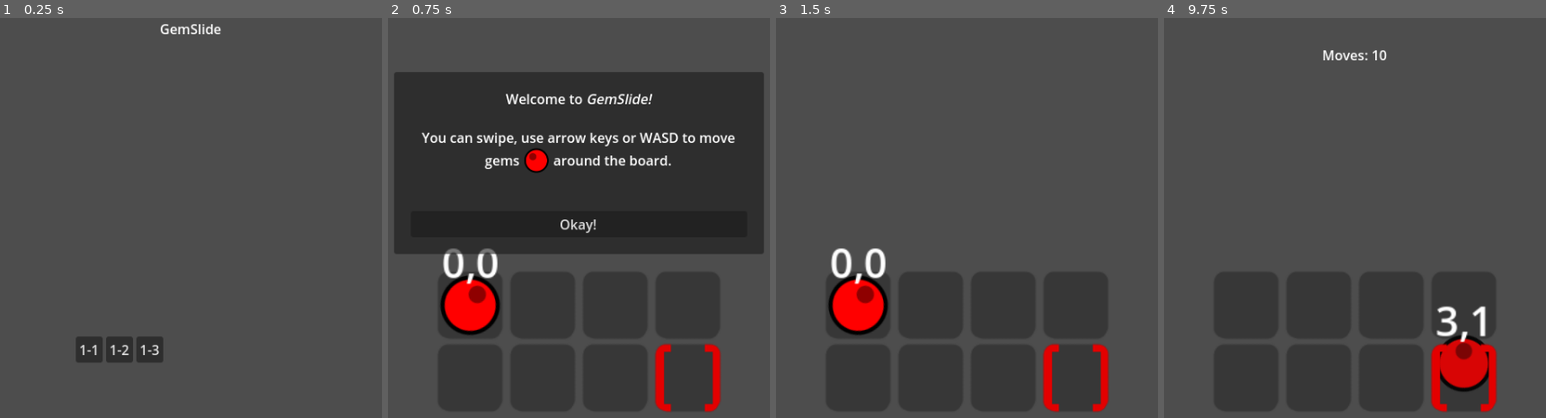
Above: before the commit, frames 1-4 (left to right).
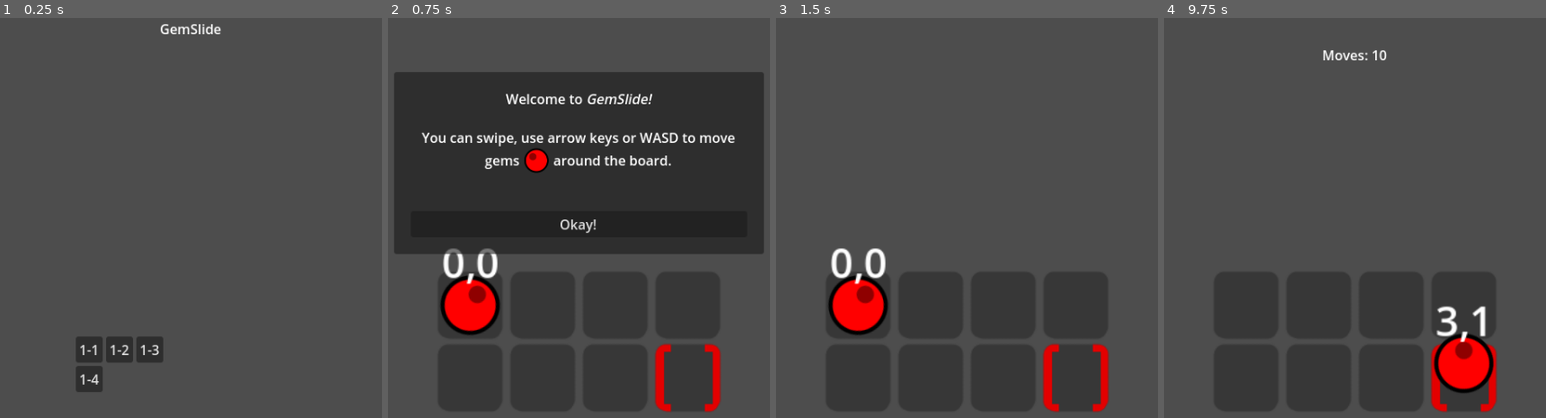
Above: after the commit, the same moments.

Repository: twincannon/GemSlide
Game: Godot game, scene res://scenes/main_menu.tscn
Two runs of this game, one before a commit and one after it. Both use one fixed random seed, a clock stepped at 60 frames per second and the inputs below.
Inputs (mouse positions are in pixels of both pictures, inside the frame that each line leads up to):
- Up to frame 1 (0.25 s): no input
- Up to frame 2 (0.75 s): click "1-1" at 0.5 s
- Up to frame 3 (1.5 s): click "Okay!" at 1.25 s
- Up to frame 4 (9.75 s): tap Enter at 2, 3.5, 5 s; move the mouse to (1442, 306) at 2.02 s; hold D (right) 2.03-2.78 s; click (1442, 306) at 2.1 s; tap Space at 2.75, 4.25, 5.75 s; move the mouse to (1274, 378) at 2.77 s; hold S (down) 2.78-3.53 s; click (1274, 378) at 2.85 s; move the mouse to (1397, 182) at 3.52 s; hold D (right) 3.53-4.28 s; click (1397, 182) at 3.6 s; move the mouse to (outside the picture) at 4.27 s; hold W (up) 4.28-5.03 s; click (outside the picture) at 4.35 s; move the mouse to (outside the picture) at 5.02 s; hold A (left) 5.03-6.53 s; click (outside the picture) at 5.1 s; move the mouse to (1232, 234) at 5.77 s; click (1232, 234) at 5.85 s; move the mouse to (1374, 342) at 6.52 s; hold S (down) 6.53-7.28 s; click (1374, 342) at 6.6 s; move the mouse to (1293, 162) at 7.27 s; hold D (right) 7.28-8.03 s; click (1293, 162) at 7.35 s; move the mouse to (1442, 306) at 8.02 s; hold W (up) 8.03-8.78 s; click (1442, 306) at 8.1 s; move the mouse to (1274, 378) at 8.77 s; hold D (right) 8.78-9.53 s; click (1274, 378) at 8.85 s; move the mouse to (1397, 182) at 9.52 s; hold S (down) from 9.53 s (still down); click (1397, 182) at 9.6 s

The runs differ from the first frame. In frame 1, 0.4% of the frame differs, in the area x 20-27%, y 86-94%; in frame 2, nothing differs; in frame 3, nothing differs; in frame 4, 1.5%, in the area x 70-87%, y 78-94%.

Commit message:
added ice slick entity

Diff:
--- a/data/worlds/world01.tres
+++ b/data/worlds/world01.tres
@@ -1,10 +1,11 @@
-[gd_resource type="Resource" script_class="WorldData" load_steps=5 format=3 uid="uid://2tkl00twcud0"]
+[gd_resource type="Resource" script_class="WorldData" load_steps=6 format=3 uid="uid://2tkl00twcud0"]
 
 [ext_resource type="PackedScene" uid="uid://bu5dihe64rs8x" path="res://scenes/levels/level01-01.tscn" id="1_12ety"]
 [ext_resource type="Script" path="res://scripts/level_editor/world_data.gd" id="1_lghh4"]
 [ext_resource type="PackedScene" uid="uid://0nbcdfn0ni0j" path="res://scenes/levels/level01-02.tscn" id="2_0bxwp"]
 [ext_resource type="PackedScene" uid="uid://cxsj0qlfck0m5" path="res://scenes/levels/level01-03.tscn" id="3_730cb"]
+[ext_resource type="PackedScene" uid="uid://dmill6isminlj" path="res://scenes/levels/testlevel.tscn" id="4_obifq"]
 
 [resource]
 script = ExtResource("1_lghh4")
-level_data = Array[PackedScene]([ExtResource("1_12ety"), ExtResource("2_0bxwp"), ExtResource("3_730cb")])
+level_data = Array[PackedScene]([ExtResource("1_12ety"), ExtResource("2_0bxwp"), ExtResource("3_730cb"), ExtResource("4_obifq")])
--- /dev/null
+++ b/scenes/entities/ice_slick.tscn
@@ -0,0 +1,10 @@
+[gd_scene load_steps=3 format=3 uid="uid://dnn55xriy5i82"]
+
+[ext_resource type="Script" path="res://scripts/entities/ice_slick.gd" id="1_w6np1"]
+[ext_resource type="Texture2D" uid="uid://b7u6hrkep7mrp" path="res://assets/art/ice_slick.png" id="2_haqpw"]
+
+[node name="IceSlick" type="Node2D"]
+script = ExtResource("1_w6np1")
+
+[node name="Sprite" type="Sprite2D" parent="."]
+texture = ExtResource("2_haqpw")
--- a/scenes/game.tscn
+++ b/scenes/game.tscn
@@ -179,6 +179,8 @@
 
 [node name="GridAnchor" type="Node2D" parent="."]
 
+[node name="MoveQueueTimer" type="Timer" parent="."]
+
 [connection signal="pressed" from="Canvas/HUD/AspectRatioContainer/TutorialContainer/PanelContainer/VBoxContainer/MarginContainer2/TutOkButton" to="." method="_on_tut_ok_button_pressed"]
 [connection signal="pressed" from="Canvas/HUD/AspectRatioContainer2/ResultContainer/PanelContainer/VBoxContainer/MarginContainer2/ResultButtonsContainer/MainMenuButton" to="." method="_on_main_menu_button_pressed"]
 [connection signal="pressed" from="Canvas/HUD/AspectRatioContainer2/ResultContainer/PanelContainer/VBoxContainer/MarginContainer2/ResultButtonsContainer/RetryButton" to="." method="_on_retry_button_pressed"]
--- a/scenes/levels/level01-03.tscn
+++ b/scenes/levels/level01-03.tscn
@@ -23,6 +23,7 @@
 
 [node name="EntityButton5" parent="." instance=ExtResource("2_ig7hc")]
 layout_mode = 2
+entity_text = "ice"
 
 [node name="EntityButton6" parent="." instance=ExtResource("2_ig7hc")]
 layout_mode = 2
--- /dev/null
+++ b/scenes/levels/testlevel.tscn
@@ -0,0 +1,137 @@
+[gd_scene load_steps=3 format=3 uid="uid://dmill6isminlj"]
+
+[ext_resource type="Script" path="res://scripts/level_editor/level_base.gd" id="1_6h7tp"]
+[ext_resource type="PackedScene" uid="uid://bw4yuccbyd47i" path="res://scenes/level_editor/entity_icon.tscn" id="2_tptn8"]
+
+[node name="level01-01" type="GridContainer"]
+columns = 6
+script = ExtResource("1_6h7tp")
+
+[node name="EntityButton" parent="." instance=ExtResource("2_tptn8")]
+layout_mode = 2
+entity_text = ""
+
+[node name="EntityButton2" parent="." instance=ExtResource("2_tptn8")]
+layout_mode = 2
+
+[node name="EntityButton3" parent="." instance=ExtResource("2_tptn8")]
+layout_mode = 2
+
+[node name="EntityButton4" parent="." instance=ExtResource("2_tptn8")]
+layout_mode = 2
+entity_text = "ice"
+
+[node name="EntityButton5" parent="." instance=ExtResource("2_tptn8")]
+layout_mode = 2
+entity_text = ""
+
+[node name="EntityButton6" parent="." instance=ExtResource("2_tptn8")]
+layout_mode = 2
+entity_text = ""
+
+[node name="EntityButton7" parent="." instance=ExtResource("2_tptn8")]
+layout_mode = 2
+
+[node name="EntityButton8" parent="." instance=ExtResource("2_tptn8")]
+layout_mode = 2
+
+[node name="EntityButton9" parent="." instance=ExtResource("2_tptn8")]
+layout_mode = 2
+entity_text = ""
+entity_color = Color(0, 1, 0, 1)
+
+[node name="EntityButton10" parent="." instance=ExtResource("2_tptn8")]
+layout_mode = 2
+
+[node name="EntityButton11" parent="." instance=ExtResource("2_tptn8")]
+layout_mode = 2
+entity_text = "g"
+entity_color = Color(0, 1, 0, 1)
+
+[node name="EntityButton12" parent="." instance=ExtResource("2_tptn8")]
+layout_mode = 2
+entity_text = "g"
+entity_color = Color(1, 0, 0, 1)
+
+[node name="EntityButton13" parent="." instance=ExtResource("2_tptn8")]
+layout_mode = 2
+
+[node name="EntityButton14" parent="." instance=ExtResource("2_tptn8")]
+layout_mode = 2
+entity_text = "ice"
+
+[node name="EntityButton15" parent="." instance=ExtResource("2_tptn8")]
+layout_mode = 2
+entity_text = "ice"
+
+[node name="EntityButton16" parent="." instance=ExtResource("2_tptn8")]
+layout_mode = 2
+entity_text = "ice"
+
+[node name="EntityButton17" parent="." instance=ExtResource("2_tptn8")]
+layout_mode = 2
+
+[node name="EntityButton18" parent="." instance=ExtResource("2_tptn8")]
+layout_mode = 2
+
+[node name="EntityButton19" parent="." instance=ExtResource("2_tptn8")]
+layout_mode = 2
+
+[node name="EntityButton20" parent="." instance=ExtResource("2_tptn8")]
+layout_mode = 2
+entity_text = "ice"
+
+[node name="EntityButton21" parent="." instance=ExtResource("2_tptn8")]
+layout_mode = 2
+entity_text = "ice"
+
+[node name="EntityButton22" parent="." instance=ExtResource("2_tptn8")]
+layout_mode = 2
+entity_text = "ice"
+
+[node name="EntityButton23" parent="." instance=ExtResource("2_tptn8")]
+layout_mode = 2
+
+[node name="EntityButton24" parent="." instance=ExtResource("2_tptn8")]
+layout_mode = 2
+
+[node name="EntityButton25" parent="." instance=ExtResource("2_tptn8")]
+layout_mode = 2
+
+[node name="EntityButton26" parent="." instance=ExtResource("2_tptn8")]
+layout_mode = 2
+entity_text = "ice"
+
+[node name="EntityButton27" parent="." instance=ExtResource("2_tptn8")]
+layout_mode = 2
+entity_text = "ice"
+
+[node name="EntityButton28" parent="." instance=ExtResource("2_tptn8")]
+layout_mode = 2
+entity_text = "ice"
+
+[node name="EntityButton29" parent="." instance=ExtResource("2_tptn8")]
+layout_mode = 2
+
+[node name="EntityButton30" parent="." instance=ExtResource("2_tptn8")]
+layout_mode = 2
+
+[node name="EntityButton31" parent="." instance=ExtResource("2_tptn8")]
+layout_mode = 2
+
+[node name="EntityButton32" parent="." instance=ExtResource("2_tptn8")]
+layout_mode = 2
+
+[node name="EntityButton33" parent="." instance=ExtResource("2_tptn8")]
+layout_mode = 2
+entity_text = "goal"
+entity_color = Color(0, 1, 0, 1)
+
+[node name="EntityButton34" parent="." instance=ExtResource("2_tptn8")]
+layout_mode = 2
+
+[node name="EntityButton35" parent="." instance=ExtResource("2_tptn8")]
+layout_mode = 2
+
+[node name="EntityButton36" parent="." instance=ExtResource("2_tptn8")]
+layout_mode = 2
--- a/scripts/entities/black_gem.gd
+++ b/scripts/entities/black_gem.gd
@@ -10,7 +10,8 @@
 
 func _on_movement(_dir):
 	movement_tween = create_tween().set_parallel(true)
-	movement_tween.tween_property(self, "position", target_position, movement_tween_duration)
+	var offset = (Vector2(_dir.x, _dir.y) * distance_to_move)
+	movement_tween.tween_property(self, "position", offset, movement_tween_duration).as_relative()
 	var rot_dir = 1.5 if (_dir == Vector2i.RIGHT or _dir == Vector2i.DOWN) else -1.5
 	movement_tween.tween_property(%GemSpriteRotAnchor, "rotation", rot_dir, movement_tween_duration).as_relative()
-	movement_tween.tween_callback(_on_tween_done)
+	movement_tween.chain().tween_callback(_on_movement_tween_done.bind(_dir))
--- a/scripts/entities/entity.gd
+++ b/scripts/entities/entity.gd
@@ -8,12 +8,12 @@
 var movement_tween_queue_time := 0.2
 
 var grid_pos:Vector2i # Position on game grid
-@onready var target_position:Vector2 = position # Position in 2D space on screen
 @onready var distance_to_move := Globals.get_entity_movement_distance() # I want this to be const
 
 var entity_sprite:Sprite2D # Sprite for moving, rotating intended to be at 0,0 with 0 rotation by default
 
 var moves := false # If this entity moves when input is pressed
+var is_forcibly_moving := false
 
 signal on_movement_done
 
@@ -34,29 +34,37 @@
 		for i in neighbors:
 			if i.can_move_in_dir(dir) == false:
 				can_all_neighbors_move = false
+			if is_forcibly_moving and !i.is_forcibly_moving: # We're forcibly moving but our neighbor isn't and won't move out of the way for us
+				can_all_neighbors_move = false
 		return can_all_neighbors_move
 	return false
 
 
 func on_try_move(dir): # Returns whether or not the move was successful
 	if can_move_in_dir(dir):
+		#print(str(self) + " -> " + str(dir.x)+","+str(dir.y))
+		var game_node = Globals.get_game_node()
+		for e in game_node.get_entities_at_pos(grid_pos):
+			e._on_entity_exited(self)
 		grid_pos += dir
+		for e in game_node.get_entities_at_pos(grid_pos):
+			e._on_entity_entered(self)
 		if movement_tween:
 			movement_tween.kill()
 			movement_tween = null
-		target_position = position + (Vector2(dir.x, dir.y) * distance_to_move)
 		_on_movement(dir)
 		if !movement_tween: # If our movement call didn't start a tween, just teleport
-			position = target_position
+			_on_movement_tween_done(dir)
 		return true
 	elif moves:
 		_on_movement_blocked(dir)
 	return false
 
 func _on_movement(_dir):
-	# Do move tween here
+	# Do move tween here, make sure to call _on_movement_tween_done via tween callback!
 
 	#does this make sense? I kind of hate inheritance for this
+	#I could store the tween as a var and use it to circumvent the above gotcha too
 	#var tween_comp = get_node("TweenComponent")
 	pass
 
@@ -64,16 +72,28 @@
 	# Do blocked movement tween here
 	pass
 
+func _on_entity_exited(_other_entity):
+	pass
+
+func _on_entity_entered(_other_entity):
+	pass
+
 func _does_block(_other_entity):
 	return true
 
-func _on_tween_done():
-	pass
+func _on_movement_tween_done(dir):
+	position = Globals.get_game_node().get_position_at_grid_pos(grid_pos)
+	if is_forcibly_moving:
+		if !on_try_move(dir):
+			is_forcibly_moving = false
+
 
 func is_tween_running():
 	return movement_tween is Tween and movement_tween.is_running()
 
 func is_ready_for_queued_move():
+	if is_forcibly_moving:
+		return false
 	if !movement_tween:
 		return true
 	elif is_tween_running() == false:
--- a/scripts/entities/gem.gd
+++ b/scripts/entities/gem.gd
@@ -19,15 +19,22 @@
 	$Control/LabelGridPos.text = str(grid_pos.x, ",", grid_pos.y)
 
 func _on_movement(_dir):
+	if movement_tween:
+		movement_tween.kill()
 	movement_tween = create_tween().set_parallel(true)
 	#movement_tween.set_ease(Tween.EASE_OUT)
 	#movement_tween.set_trans(Tween.TRANS_ELASTIC)
-	movement_tween.tween_property(self, "position", target_position, movement_tween_duration)
+	var offset = (Vector2(_dir.x, _dir.y) * distance_to_move)
+	var tween_dur = movement_tween_duration if !is_forcibly_moving else 0.05
+	movement_tween.tween_property(self, "position", offset, tween_dur).as_relative()
 	var rot_dir = 1.5 if (_dir == Vector2i.RIGHT or _dir == Vector2i.DOWN) else -1.5
-	movement_tween.tween_property(%GemSpriteRotAnchor, "rotation", rot_dir, movement_tween_duration).as_relative()
-	movement_tween.tween_callback(_on_tween_done)
+	movement_tween.tween_property(%GemSpriteRotAnchor, "rotation", rot_dir, tween_dur).as_relative()
+	movement_tween.chain().tween_callback(_on_movement_tween_done.bind(_dir))
+	#movement_tween.finished.connect(_on_movement_tween_done.bind(_dir))
+	#get_tree().create_timer(movement_tween_duration).timeout.connect(_on_movement_tween_done.bind(_dir))
 
-func _on_tween_done():
+func _on_movement_tween_done(dir):
+	super(dir)
 	for i in Globals.get_game_node().get_entities_at_pos(grid_pos):
 		if i is Goal:
 			if $ColorComponent.color == i.get_node("ColorComponent").color:
--- /dev/null
+++ b/scripts/entities/ice_slick.gd
@@ -0,0 +1,14 @@
+extends Entity
+class_name IceSlick
+
+func _ready():
+	moves = false
+
+func _does_block(_other_entity):
+	return false
+
+func _on_entity_exited(_other_entity):
+	_other_entity.is_forcibly_moving = false
+
+func _on_entity_entered(_other_entity):
+	_other_entity.is_forcibly_moving = true
--- a/scripts/game.gd
+++ b/scripts/game.gd
@@ -3,6 +3,8 @@
 
 var tile_scene = preload("res://scenes/tile.tscn")
 # instead of tile blockers, maybe just don't spawn tiles?
+
+@onready var move_queue_timer = $MoveQueueTimer as Timer
 
 var tiles = []
 var entities:Array[Entity] = []
@@ -14,8 +16,6 @@
 var pressedPos : Vector2
 var releasedPos : Vector2
 var threshold := 5000
-
-var existing_queue_timer : SceneTreeTimer
 
 #var game_paused = false
 
@@ -47,8 +47,9 @@
 			if tilenode is Sprite2D and tilenode.texture:
 				texsize = tilenode.texture.get_size() * tilenode.transform.get_scale()
 				tile_size = texsize
-				tile_instance.position.x = (texsize.x * x) - ((texsize.x * grid_size.x) / 2) + (texsize.x/2)
-				tile_instance.position.y = (texsize.y * y) - ((texsize.y * grid_size.y) / 2) + (texsize.y/2)
+				tile_instance.position = get_position_at_grid_pos(Vector2i(x,y))
+				#tile_instance.position.x = (texsize.x * x) - ((texsize.x * grid_size.x) / 2) + (texsize.x/2)
+				#tile_instance.position.y = (texsize.y * y) - ((texsize.y * grid_size.y) / 2) + (texsize.y/2)
 				tiles.append(tile_instance)
 
 				if currentNum < entities_to_load.size():
@@ -85,6 +86,9 @@
 		var goal = e as Goal
 		if goal and !goal.is_goal_filled():
 			all_goals_filled = false
+		if e.is_forcibly_moving:
+			move_queue_timer.stop()
+			return
 	if all_goals_filled: return # Don't allow further input after all goals have been filled (but are awaiting animation for game pause)
 
 	var dir:Vector2i = Vector2i.ZERO
@@ -107,11 +111,12 @@
 				if e.is_ready_for_queued_move():
 					# HACK: 0.01 added to ensure entity on_tween_done() is called... can I solve this with callbacks somehow?
 					queue_duration = max(queue_duration, e.get_remaining_movement_time() + 0.01)
-		if !queued_move and !existing_queue_timer:
+		if !queued_move and move_queue_timer.is_stopped():
 			move_entities(dir)
-		elif !existing_queue_timer and queue_duration > 0.0 and Input.is_action_just_released("click"): # Only queue for swipe gestures for now
-			existing_queue_timer = get_tree().create_timer(queue_duration)
-			existing_queue_timer.timeout.connect(move_entities.bind(dir))
+		elif move_queue_timer.is_stopped() and queue_duration > 0.0 and Input.is_action_just_released("click"): # Only queue for swipe gestures for now
+			move_queue_timer.timeout.disconnect(move_entities.bind(dir))
+			move_queue_timer.timeout.connect(move_entities.bind(dir))
+			move_queue_timer.start(queue_duration)
 
 	if Input.is_action_just_released("click"):
 		input_dir = 0
@@ -146,7 +151,7 @@
 
 
 func move_entities(dir:Vector2i):
-	existing_queue_timer = null
+	move_queue_timer.stop()
 
 	var did_any_entity_move = false
 
@@ -171,7 +176,7 @@
 func on_gem_goal_anim_finished():
 	for e in entities:
 		var gem = e as Gem
-		if gem and !gem.is_gem_goal_anim_done():
+		if gem and gem.gem_in_goal and !gem.is_gem_goal_anim_done():
 			return
 
 	check_goal()
@@ -190,6 +195,9 @@
 			temp_ents.append(i)
 	return temp_ents
 
+func get_position_at_grid_pos(grid_pos:Vector2i) -> Vector2:
+	return Vector2((tile_size.x * grid_pos.x) - ((tile_size.x * grid_size.x) / 2) + (tile_size.x/2), \
+				   (tile_size.y * grid_pos.y) - ((tile_size.y * grid_size.y) / 2) + (tile_size.y/2))
 
 func is_in_grid_bounds(pos:Vector2i) -> bool:
 	return pos.x >= 0 and pos.x < grid_size.x and pos.y >= 0 and pos.y < grid_size.y
@@ -211,7 +219,6 @@
 	return 0
 
 func check_goal():
-	#todo: write gem in goal logic here
 	var all_goals_filled = true
 	for e in entities:
 		var goal = e as Goal
@@ -249,6 +256,7 @@
 		return Globals.world_data.level_data[cur_idx + 1]
 
 func _on_continue_button_pressed():
+	set_game_paused(false)
 	var next_level = get_next_level()
 	if next_level:
 		Globals.current_level_scene = next_level
@@ -256,4 +264,5 @@
 
 
 func _on_retry_button_pressed():
+	set_game_paused(false)
 	get_tree().change_scene_to_file("res://scenes/game.tscn")
--- a/scripts/level_editor/entity_icon_base.gd
+++ b/scripts/level_editor/entity_icon_base.gd
@@ -6,6 +6,7 @@
 var black_gem_scene = preload("res://scenes/entities/black_gem.tscn")
 var tile_blocker_scene = preload("res://scenes/entities/tile_blocker.tscn")
 var goal_scene = preload("res://scenes/entities/goal.tscn")
+var ice_slick_scene = preload("res://scenes/entities/ice_slick.tscn")
 
 @export var entity_text:String
 @export var entity_color:Color = Color(1,1,1)
@@ -32,6 +33,8 @@
 	return entity_text.to_lower() == "g" or entity_text.to_lower() == "gem"
 func is_goal():
 	return entity_text.to_lower() == "goal"
+func is_ice_slick():
+	return entity_text.to_lower() == "ice" or entity_text.to_lower() == "ice slick"
 func is_red():
 	return entity_color.r >= 0.8 and entity_color.g < 0.2 and entity_color.b < 0.2
 func is_green():
@@ -49,6 +52,8 @@
 			entity = black_gem_scene.instantiate() as BlackGem
 	elif is_goal():
 		entity = goal_scene.instantiate() as Goal
+	elif is_ice_slick():
+		entity = ice_slick_scene.instantiate() as IceSlick
 	elif entity_text == "#":
 		entity = tile_blocker_scene.instantiate() as TileBlocker
 
Binary file added: assets/art/ice_slick.png
Not shown, added: assets/art/ice_slick.png.import
Not shown: 2 places in scenes/level_editor/entity_icon.tscn that only renumber resources
